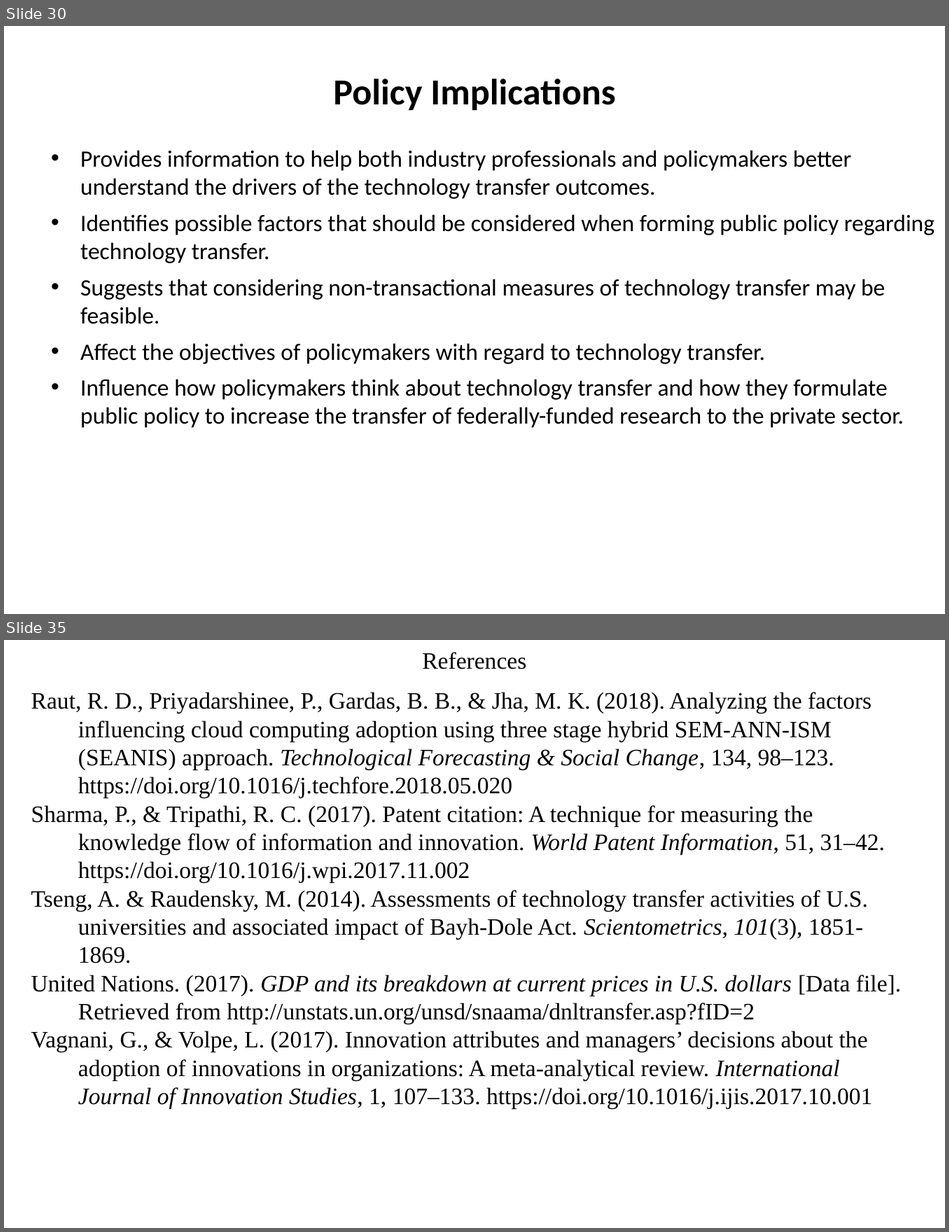
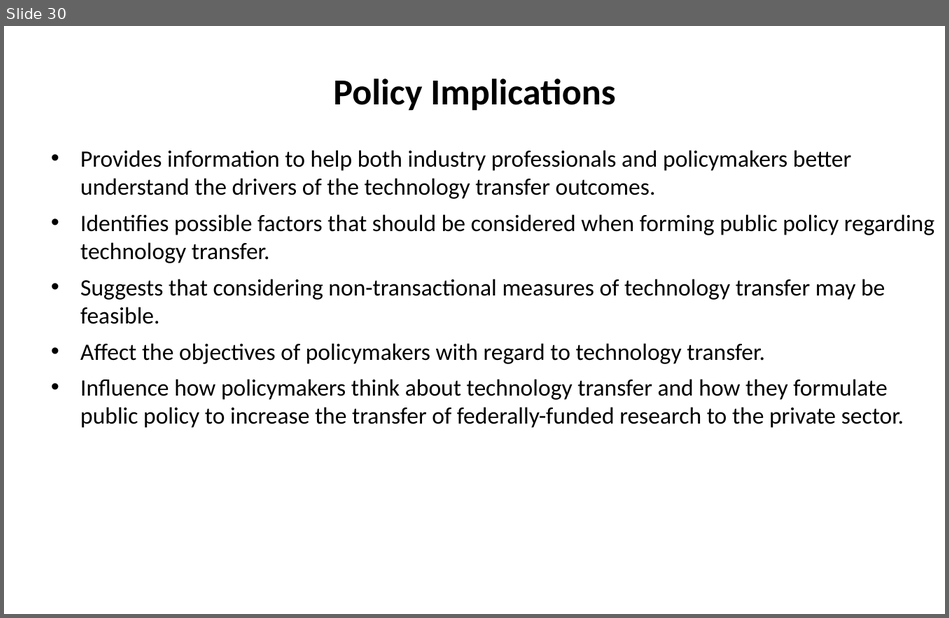
Before and after one commit to SLU-Courses-Townes/SOC5600, a slide deck: FinalProject/Presentation/Townes_SOC5600_FinalProject_Presentation.pptx. Shown one above the other, each under a label of ours: slides 30 and 35 before the commit, slide 30 after it; the slides between them are not shown. The pictures are 949x1232 and 949x618 pixels, drawn with LibreOffice and Linux fonts; fonts in the diff are those of the drawing. Boxes give left, top, right and bottom in pixels: in the first picture for what was removed or moved away, otherwise in the second. Text is boxed around its words. In the diff, an @@ line names an element or a change of style, - is before the commit and + after.

```diff
--- a/FinalProject/Presentation/Townes_SOC5600_FinalProject_Presentation.pptx
+++ b/FinalProject/Presentation/Townes_SOC5600_FinalProject_Presentation.pptx
@@ slide 35 removed at bbox=[4, 640, 945, 1228], background #FFFFFF @@
@@ text removed at bbox=[422, 652, 526, 669] @@
-References
@@ text removed at bbox=[31, 692, 901, 1108] @@
-Raut, R. D., Priyadarshinee, P., Gardas, B. B., & Jha, M. K. (2018). Analyzing the factors influencing cloud computing adoption using three stage hybrid SEM-ANN-ISM (SEANIS) approach. Technological Forecasting & Social Change, 134, 98–123. https://doi.org/10.1016/j.techfore.2018.05.020
-Sharma, P., & Tripathi, R. C. (2017). Patent citation: A technique for measuring the knowledge flow of information and innovation. World Patent Information, 51, 31–42. https://doi.org/10.1016/j.wpi.2017.11.002
-Tseng, A. & Raudensky, M. (2014). Assessments of technology transfer activities of U.S. universities and associated impact of Bayh-Dole Act. Scientometrics, 101(3), 1851-1869.
-United Nations. (2017). GDP and its breakdown at current prices in U.S. dollars [Data file]. Retrieved from http://unstats.un.org/unsd/snaama/dnltransfer.asp?fID=2
-Vagnani, G., & Volpe, L. (2017). Innovation attributes and managers’ decisions about the adoption of innovations in organizations: A meta-analytical review. International Journal of Innovation Studies, 1, 107–133. https://doi.org/10.1016/j.ijis.2017.10.001
```
Also in this commit, not shown: 4 slides changed, 5 slides added, 7 other slides removed.
